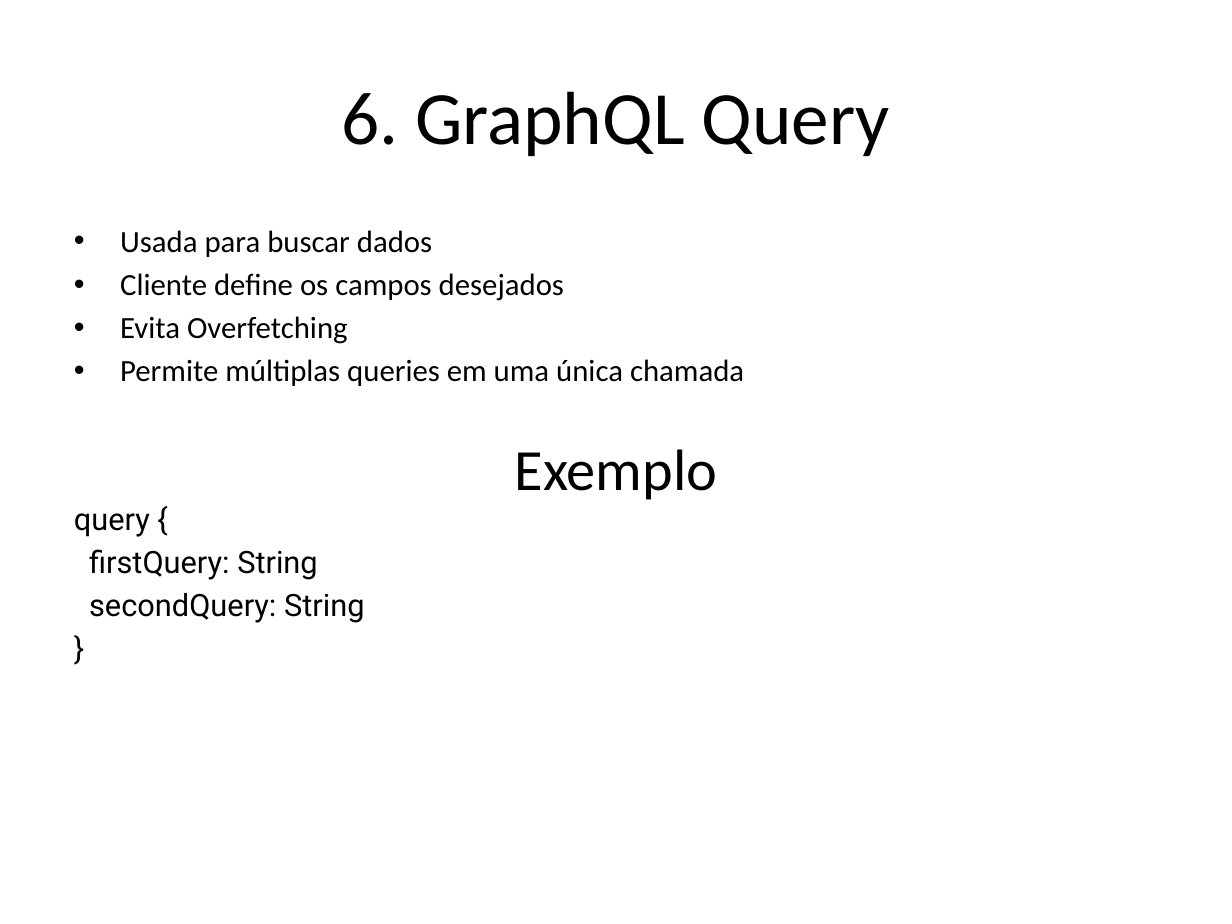
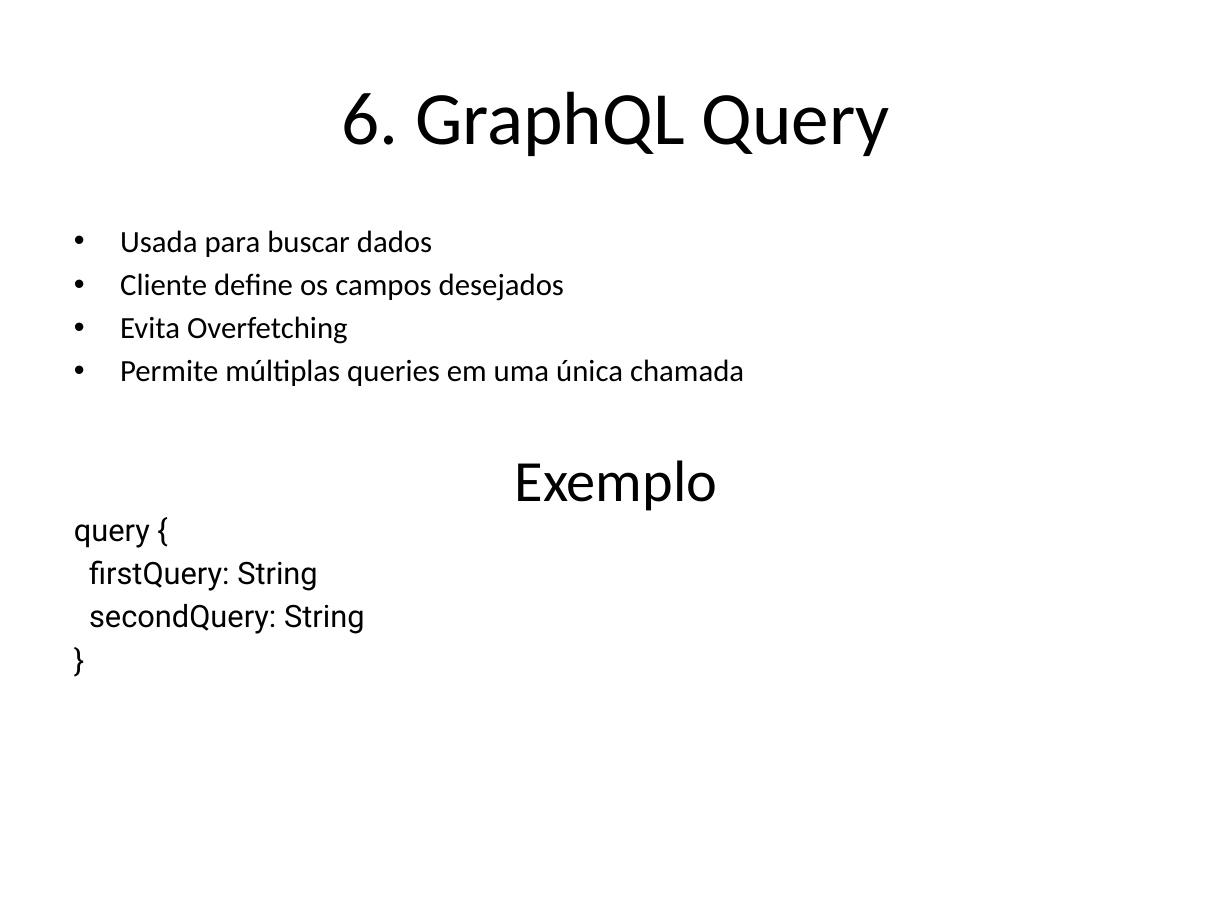
Before and after one commit to pedrobvferreira/graphql, a slide deck: slide 8 of presentation_pt.pptx. Drawn at 1232x924 pixels with LibreOffice and Linux fonts; fonts in the diff are those of the drawing. Boxes give left, top, right and bottom in pixels: in the first picture for what was removed or moved away, otherwise in the second. Text is boxed around its words. In the diff, an @@ line names an element or a change of style, - is before the commit and + after.

```diff
--- a/presentation_pt.pptx
+++ b/presentation_pt.pptx
@@ text "Exemplo": place and size @@
-text "Exemplo" at (515, 449, 717, 500)
+text "Exemplo" at (515, 460, 717, 511)
@@ text "query {": place and size @@
-text "query {" at (74, 513, 364, 623)
+text "query {" at (74, 524, 364, 634)
```
Also in this commit, not shown: 5 other slides changed, 3 slides removed.
